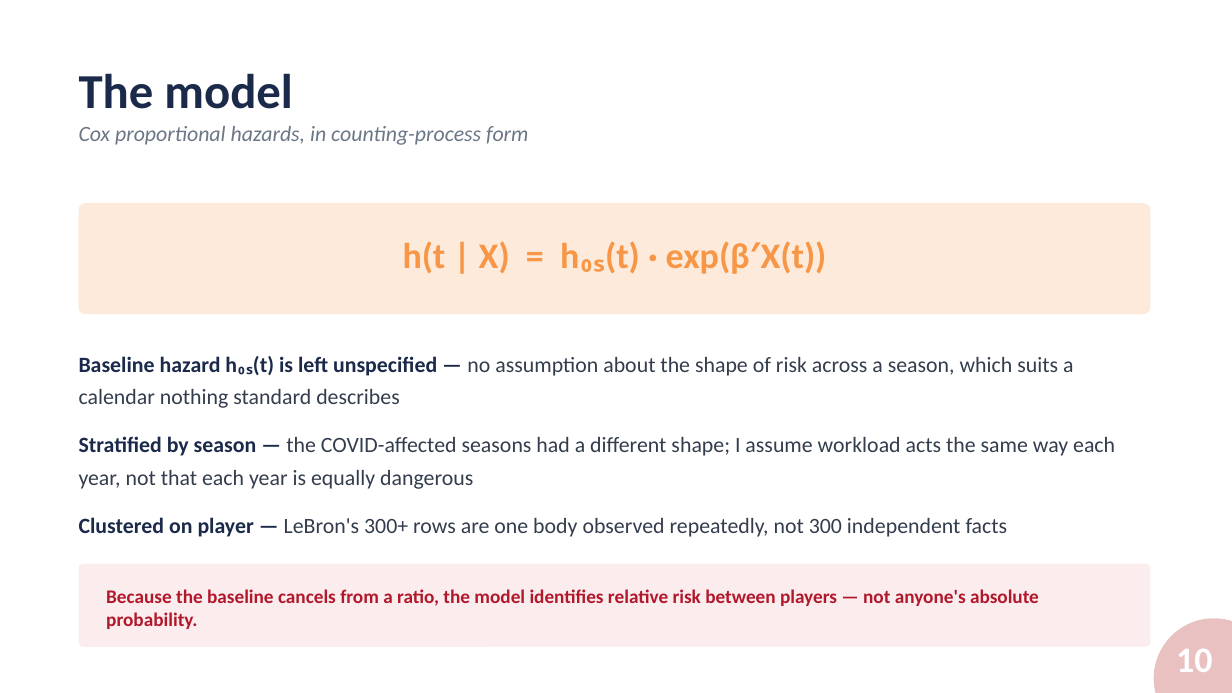
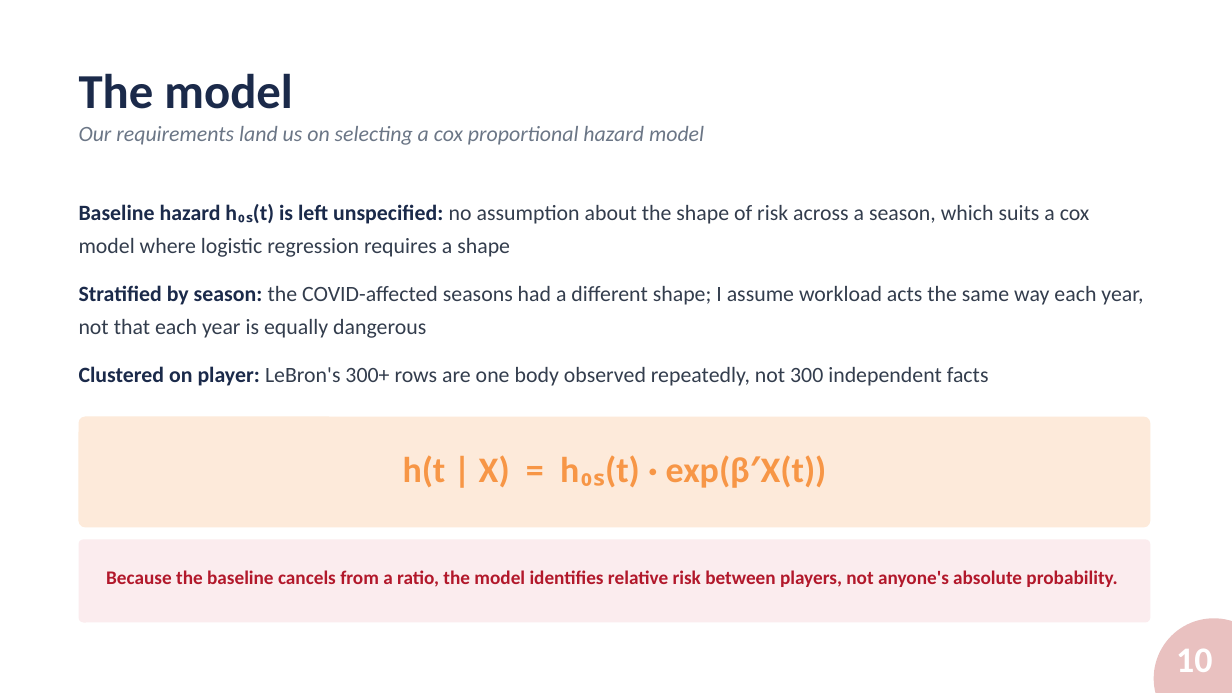
Before and after one commit to alexmartin360/Basketball-Workload-Injury-Risk-Profile, a slide deck: slide 10 of docs/SPB_Presentation_AlexMartin.pptx. Drawn at 1232x693 pixels with LibreOffice and Linux fonts; fonts in the diff are those of the drawing; background and template pictures are left out. Boxes give left, top, right and bottom in pixels: in the first picture for what was removed or moved away, otherwise in the second. Text is boxed around its words. In the diff, an @@ line names an element or a change of style, - is before the commit and + after.

```diff
--- a/docs/SPB_Presentation_AlexMartin.pptx
+++ b/docs/SPB_Presentation_AlexMartin.pptx
@@ text at [79,126,704,145]: text changed @@
-Cox proportional hazards, in counting-process form
+Our requirements land us on selecting a cox proportional hazard model
@@ text at [79,204,1143,386]: text changed @@
-Baseline hazard h₀ₛ(t) is left unspecified — no assumption about the shape of risk across a season, which suits a calendar nothing standard describes
-Stratified by season — the COVID-affected seasons had a different shape; I assume workload acts the same way each year, not that each year is equally dangerous
-Clustered on player — LeBron's 300+ rows are one body observed repeatedly, not 300 independent facts
+Baseline hazard h₀ₛ(t) is left unspecified: no assumption about the shape of risk across a season, which suits a cox model where logistic regression requires a shape
+Stratified by season: the COVID-affected seasons had a different shape; I assume workload acts the same way each year, not that each year is equally dangerous
+Clustered on player: LeBron's 300+ rows are one body observed repeatedly, not 300 independent facts
@@ rounded rectangle: place and size @@
-rounded rectangle at [79,203,1151,314]
+rounded rectangle at [79,417,1151,528]
@@ text "h(t | X) = h₀ₛ(t) ...": place and size @@
-text "h(t | X) = h₀ₛ(t) ..." at [403,241,827,274]
+text "h(t | X) = h₀ₛ(t) ..." at [403,455,827,488]
@@ rounded rectangle: place and size @@
-rounded rectangle at [79,564,1151,647]
+rounded rectangle at [79,540,1151,623]
@@ text at [106,570,1117,587]: text changed @@
-Because the baseline cancels from a ratio, the model identifies relative risk between players — not anyone's absolute probability.
+Because the baseline cancels from a ratio, the model identifies relative risk between players, not anyone's absolute probability.
```
Also in this commit, not shown: 18 other slides changed, 1 slide added, 2 slides removed, 1 other file.
